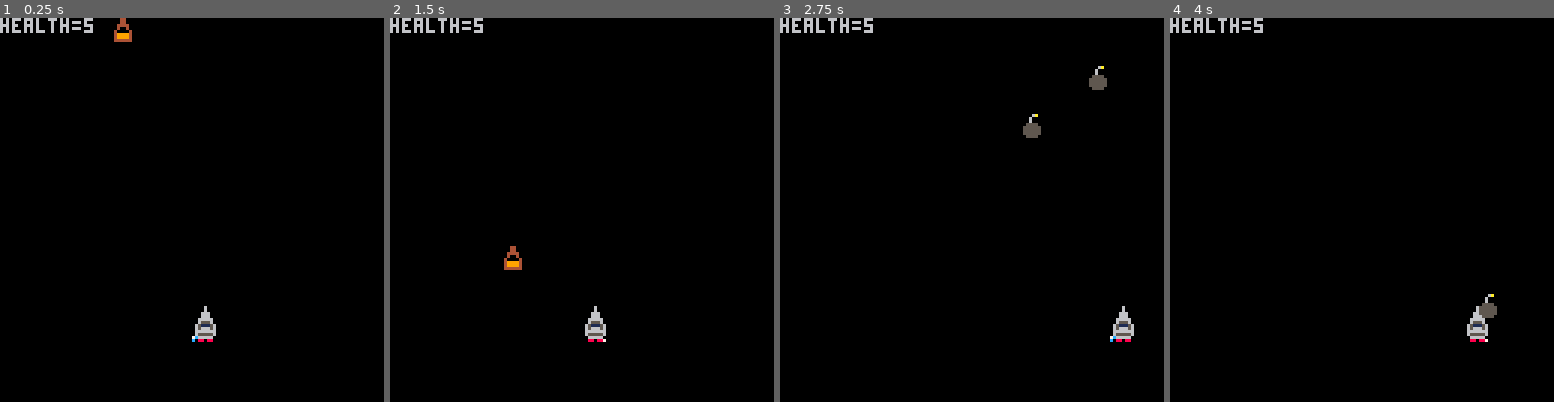
Above: before the commit, frames 1-4 (left to right).
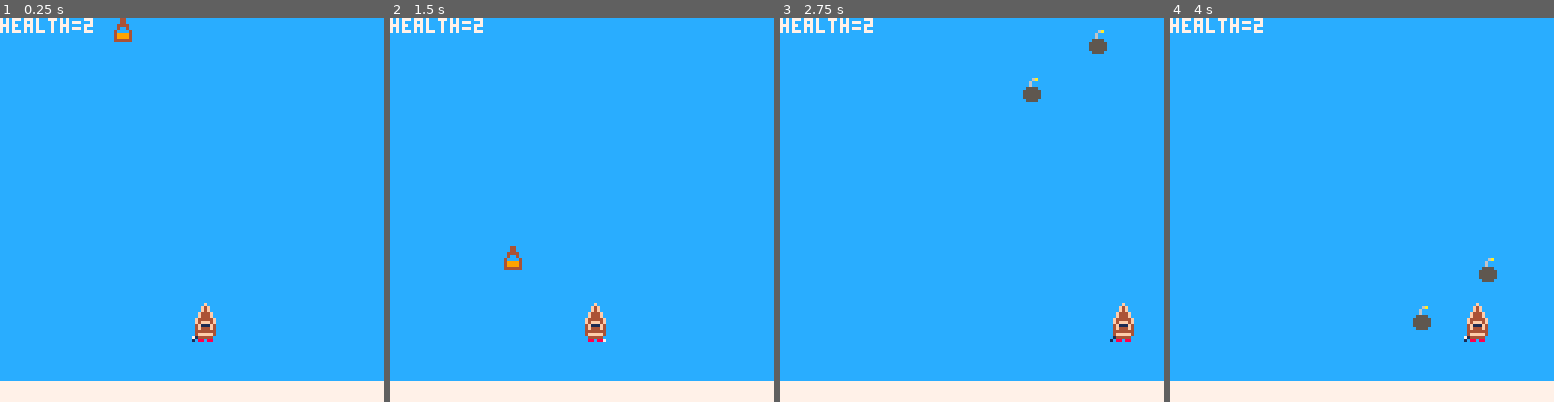
Above: after the commit, the same moments.

Repository: angelinaplaza7/Pico-Zen
Game: PICO-8 cartridge newboat.p8
Same seed, same stepped clock (60 frames per second), same inputs: the game is played once before the commit and once after it.
Inputs:
- Up to frame 1 (0.25 s): no input
- Up to frame 2 (1.5 s): no input
- Up to frame 3 (2.75 s): hold Right 1.6-2.1 s; hold Right from 2.47 s (still down)
- Up to frame 4 (4 s): release Right at 3.03 s; hold Left 3.08-3.58 s

The runs differ from the first frame. In frame 1, 100% of the frame differs, in the area x 0-100%, y 0-100%; in frame 2, 100%; in frame 3, 100%; in frame 4, 100%.

Commit message:
Updated newboat
new version

Diff:
--- a/newboat.p8
+++ b/newboat.p8
@@ -14,7 +14,8 @@
 gravity=2
 
 level=1
-health=5
+health=2
+player_live=true
 
 -- code here happens during
 -- the initial game load
@@ -54,7 +55,11 @@
 			del(objs,obj)
 			end
 
-			if obj.y>100 then
+			if health ==0 then
+				player_live = false
+			end
+
+			if obj.y>112 then
 			 del(objs,obj)
 			end
 	end
@@ -70,6 +75,9 @@
 -- after the update() func
 function _draw()
 	cls()
+	if player_live then
+	rectfill(0,120,127,127,7)
+	rectfill(0,120,127,0,12)
 	spr(player_sprite,player_x,player_y)
 	spr(playertip_sprite,player_x,player_y-8)
 	spr(sp[f], player_x, player_y)
@@ -78,23 +86,35 @@
 		spr(obj.sprite,obj.x,obj.y)
 	end
 
-	print("health="..health)
+	print("health="..health, 7)
+	else
+				print("game over",48,64,8)
+	end
 end
-
 __gfx__
-00000000000000000066666000000000000000000000000000000000000000000000000000000000000000000000000000000000000000000000000000000000
-00000000000000000065556000000000000000000000000000000000000000000000000000000000000000000000000000000000000000000000000000000000
-00700700000000000651115600000000000000000000000000000000000000000000000000000000000000000000000000000000000000000000000000000000
-00077000000000000656665600000000000000000000000000000000000000000000000000000000000000000000000000000000000000000000000000000000
-00077000000060000666666600000000000000000000000000000000000000000000000000000000000000000000000000000000000000000000000000000000
-00700700000060000655555600000000000000000000000000000000000000000000000000000000000000000000000000000000000000000000000000000000
-0000000000066600006666600c000000000000000000000000000000000000000000000000000000000000000000000000000000000000000000000000000000
-000000000006660000880880c00000000000000c0000000000000000000000000000000000000000000000000000000000000000000000000000000000000000
+00000000000000000f44444f00000000000000000000000000000000000000000000000000000000000000000000000000000000000000000000000000000000
+00000000000000000f4fff4f00000000000000000000000000000000000000000000000000000000000000000000000000000000000000000000000000000000
+007007000000000004f111f400000000000000000000000000000000000000000000000000000000000000000000000000000000000000000000000000000000
+000770000000f00004f444f400000000000000000000000000000000000000000000000000000000000000000000000000000000000000000000000000000000
+00077000000f4f000444444400000000000000000000000000000000000000000000000000000000000000000000000000000000000000000000000000000000
+00700700000f4f0004fffff400000000000000000000000000000000000000000000000000000000000000000000000000000000000000000000000000000000
+0000000000f444f00044444001000000000000000000000000000000000000000000000000000000000000000000000000000000000000000000000000000000
+0000000000f444f00088088010000000000000010000000000000000000000000000000000000000000000000000000000000000000000000000000000000000
 00006a00000440000000000000000000000000000000000000000000000000000000000000000000000000000000000000000000000000000000000000000000
 00060000000440007770077700000000000000000000000000000000000000000000000000000000000000000000000000000000000000000000000000000000
 00060000004444007070070700000000000000000000000000000000000000000000000000000000000000000000000000000000000000000000000000000000
 00555500004004007070070700000000000000000000000000000000000000000000000000000000000000000000000000000000000000000000000000000000
 05555550040000407777777700000000000000000000000000000000000000000000000000000000000000000000000000000000000000000000000000000000
 05555550049999407777777700000000000000000000000000000000000000000000000000000000000000000000000000000000000000000000000000000000
-0555555004999940777777777c000000000000000000000000000000000000000000000000000000000000000000000000000000000000000000000000000000
-005555000444444077777777c0000000000000070000000000000000000000000000000000000000000000000000000000000000000000000000000000000000
+05555550049999407777777771000000000000000000000000000000000000000000000000000000000000000000000000000000000000000000000000000000
+00555500044444407777777710000000000000070000000000000000000000000000000000000000000000000000000000000000000000000000000000000000
+__map__
+2121212121212121212121212121212100000000000000000000000000000000000000000000000000000000000000000000000000000000000000000000000000000000000000000000000000000000000000000000000000000000000000000000000000000000000000000000000000000000000000000000000000000000
+2121212121212121212121212121212100000000000000000000000000000000000000000000000000000000000000000000000000000000000000000000000000000000000000000000000000000000000000000000000000000000000000000000000000000000000000000000000000000000000000000000000000000000
+2121212121212121212121212121212100000000000000000000000000000000000000000000000000000000000000000000000000000000000000000000000000000000000000000000000000000000000000000000000000000000000000000000000000000000000000000000000000000000000000000000000000000000
+2121212121212121212121212121212100000000000000000000000000000000000000000000000000000000000000000000000000000000000000000000000000000000000000000000000000000000000000000000000000000000000000000000000000000000000000000000000000000000000000000000000000000000
+2121212121212121212121212121212100000000000000000000000000000000000000000000000000000000000000000000000000000000000000000000000000000000000000000000000000000000000000000000000000000000000000000000000000000000000000000000000000000000000000000000000000000000
+2121212121212121212121212121212100000000000000000000000000000000000000000000000000000000000000000000000000000000000000000000000000000000000000000000000000000000000000000000000000000000000000000000000000000000000000000000000000000000000000000000000000000000
+2121212121212121212121212121212100000000000000000000000000000000000000000000000000000000000000000000000000000000000000000000000000000000000000000000000000000000000000000000000000000000000000000000000000000000000000000000000000000000000000000000000000000000
+2121212121212121212121212121212100000000000000000000000000000000000000000000000000000000000000000000000000000000000000000000000000000000000000000000000000000000000000000000000000000000000000000000000000000000000000000000000000000000000000000000000000000000
+2121212121212121212121212121212100000000000000000000000000000000000000000000000000000000000000000000000000000000000000000000000000000000000000000000000000000000000000000000000000000000000000000000000000000000000000000000000000000000000000000000000000000000
